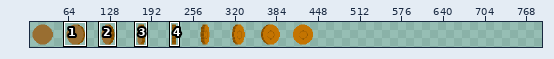
Edited in one commit: sprite sheet (Assets/coin.png). Above, an overview of the earlier version with the close-up marked.
Close-up. Before the edit:
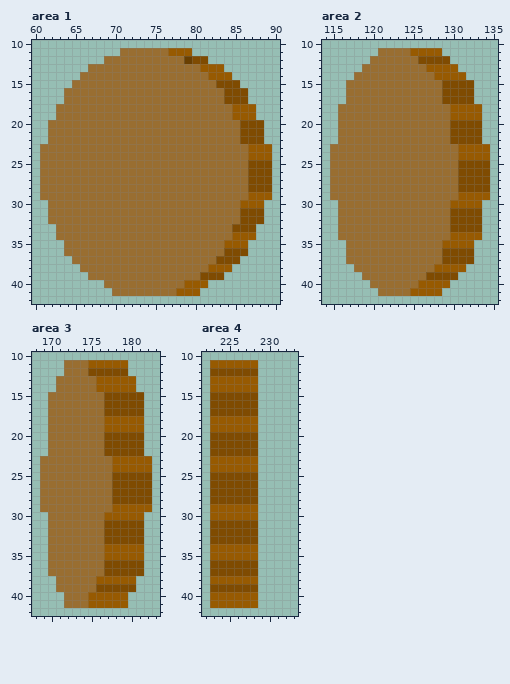
The file is 450x50 pixels. Shown: area 1: x 60..90, y 10..42; area 2: x 114..135, y 10..42; area 3: x 168..183, y 10..42; area 4: x 222..233, y 10..42. The old version is drawn lined up with the new one, on the new canvas. The wide view leaves out empty margins. The commit also changed other parts of the picture, which this record leaves out.
Now the later version:
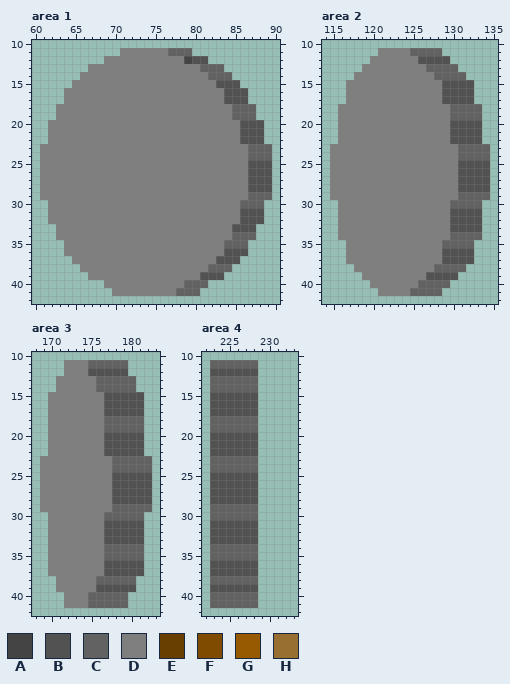
Palette (. is transparent): A #444444  B #525252  C #626262  D #7f7f7f  E #693f01  F #7f4b01  G #975a01  H #996e31
The exact change:
canvas 450x50 -> 800x50
Changed rows in their new state; - is an unchanged pixel.
Area 1:
first column x 61:
11 ----------DDDDDDCCC----------
12 --------DDDDDDDDDDABB--------
13 ------DDDDDDDDDDDDDDCCC------
14 -----DDDDDDDDDDDDDDDDCCC-----
15 ----DDDDDDDDDDDDDDDDDDBBB----
16 ---DDDDDDDDDDDDDDDDDDDDBBB---
17 ---DDDDDDDDDDDDDDDDDDDDBBB---
18 --DDDDDDDDDDDDDDDDDDDDDDCCC--
19 --DDDDDDDDDDDDDDDDDDDDDDCCC--
20 -DDDDDDDDDDDDDDDDDDDDDDDDBBB-
21 -DDDDDDDDDDDDDDDDDDDDDDDDBBB-
22 -DDDDDDDDDDDDDDDDDDDDDDDDBBB-
23 DDDDDDDDDDDDDDDDDDDDDDDDDDCCC
24 DDDDDDDDDDDDDDDDDDDDDDDDDDCCC
25 DDDDDDDDDDDDDDDDDDDDDDDDDDBBB
26 DDDDDDDDDDDDDDDDDDDDDDDDDDBBB
27 DDDDDDDDDDDDDDDDDDDDDDDDDDBBB
28 DDDDDDDDDDDDDDDDDDDDDDDDDDBBB
29 DDDDDDDDDDDDDDDDDDDDDDDDDDCCC
30 -DDDDDDDDDDDDDDDDDDDDDDDDCCC-
31 -DDDDDDDDDDDDDDDDDDDDDDDDBBB-
32 -DDDDDDDDDDDDDDDDDDDDDDDDBBB-
33 --DDDDDDDDDDDDDDDDDDDDDDBBB--
34 --DDDDDDDDDDDDDDDDDDDDDDCCC--
35 ---DDDDDDDDDDDDDDDDDDDDCCC---
36 ---DDDDDDDDDDDDDDDDDDDDBBB---
37 ----DDDDDDDDDDDDDDDDDDBBB----
38 -----DDDDDDDDDDDDDDDDCCC-----
39 ------DDDDDDDDDDDDDDBBB------
40 --------DDDDDDDDDDCCC--------
41 ---------DDDDDDDDCCC---------
Area 2:
first column x 115:
11 ------DDDDCCCC------
12 -----DDDDDDBBBB-----
13 ----DDDDDDDDCCCC----
14 ---DDDDDDDDDDCCCC---
15 --DDDDDDDDDDDDBBBB--
16 --DDDDDDDDDDDDBBBB--
17 --DDDDDDDDDDDDBBBB--
18 -DDDDDDDDDDDDDDCCCC-
19 -DDDDDDDDDDDDDDCCCC-
20 -DDDDDDDDDDDDDDBBBB-
21 -DDDDDDDDDDDDDDBBBB-
22 -DDDDDDDDDDDDDDBBBB-
23 DDDDDDDDDDDDDDDDCCCC
24 DDDDDDDDDDDDDDDDCCCC
25 DDDDDDDDDDDDDDDDBBBB
26 DDDDDDDDDDDDDDDDBBBB
27 DDDDDDDDDDDDDDDDBBBB
28 DDDDDDDDDDDDDDDDBBBB
29 DDDDDDDDDDDDDDDDCCCC
30 -DDDDDDDDDDDDDDCCCC-
31 -DDDDDDDDDDDDDDBBBB-
32 -DDDDDDDDDDDDDDBBBB-
33 -DDDDDDDDDDDDDDBBBB-
34 -DDDDDDDDDDDDDDCCCC-
35 --DDDDDDDDDDDDCCCC--
36 --DDDDDDDDDDDDBBBB--
37 --DDDDDDDDDDDDBBBB--
38 ---DDDDDDDDDDCCCC---
39 ----DDDDDDDDBBBB----
40 -----DDDDDDCCCC-----
41 ------DDDDCCCC------
Area 3:
first column x 169:
11 ---DDDCCCCC---
12 ---DDDBBBBB---
13 --DDDDDCCCCC--
14 --DDDDDCCCCC--
15 -DDDDDDDBBBBB-
16 -DDDDDDDBBBBB-
17 -DDDDDDDBBBBB-
18 -DDDDDDDCCCCC-
19 -DDDDDDDCCCCC-
20 -DDDDDDDBBBBB-
21 -DDDDDDDBBBBB-
22 -DDDDDDDBBBBB-
23 DDDDDDDDDCCCCC
24 DDDDDDDDDCCCCC
25 DDDDDDDDDBBBBB
26 DDDDDDDDDBBBBB
27 DDDDDDDDDBBBBB
28 DDDDDDDDDBBBBB
29 DDDDDDDDDCCCCC
30 -DDDDDDDCCCCC-
31 -DDDDDDDBBBBB-
32 -DDDDDDDBBBBB-
33 -DDDDDDDBBBBB-
34 -DDDDDDDCCCCC-
35 -DDDDDDDCCCCC-
36 -DDDDDDDBBBBB-
37 -DDDDDDDBBBBB-
38 --DDDDDCCCCC--
39 --DDDDDBBBBB--
40 ---DDDCCCCC---
41 ---DDDCCCCC---
Area 4:
first column x 223:
11 CCCCCC
12 BBBBBB
13 CCCCCC
14 CCCCCC
15 BBBBBB
16 BBBBBB
17 BBBBBB
18 CCCCCC
19 CCCCCC
20 BBBBBB
21 BBBBBB
22 BBBBBB
23 CCCCCC
24 CCCCCC
25 BBBBBB
26 BBBBBB
27 BBBBBB
28 BBBBBB
29 CCCCCC
30 CCCCCC
31 BBBBBB
32 BBBBBB
33 BBBBBB
34 CCCCCC
35 CCCCCC
36 BBBBBB
37 BBBBBB
38 CCCCCC
39 BBBBBB
40 CCCCCC
41 CCCCCC
Where, in picture pixels (left, top, right, bottom), the same in both close-ups:
changed: (40, 48, 272, 296)
changed: (330, 48, 490, 296)
changed: (40, 360, 152, 608)
changed: (210, 360, 258, 608)
